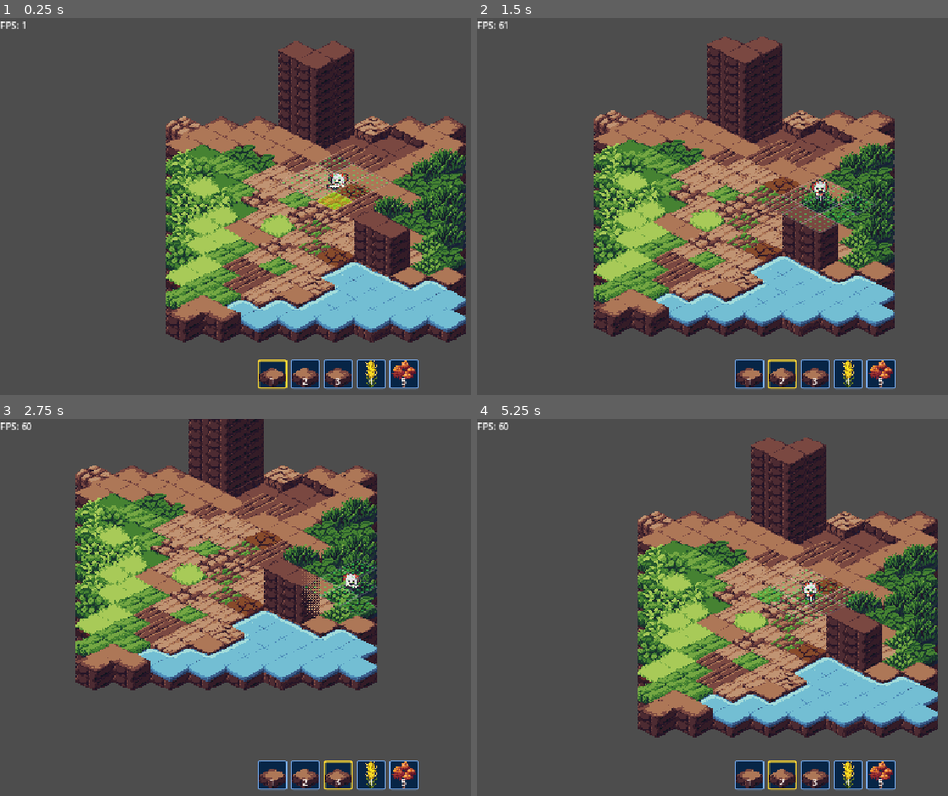
Above: before the commit, frames 1-4 (two rows, left to right).
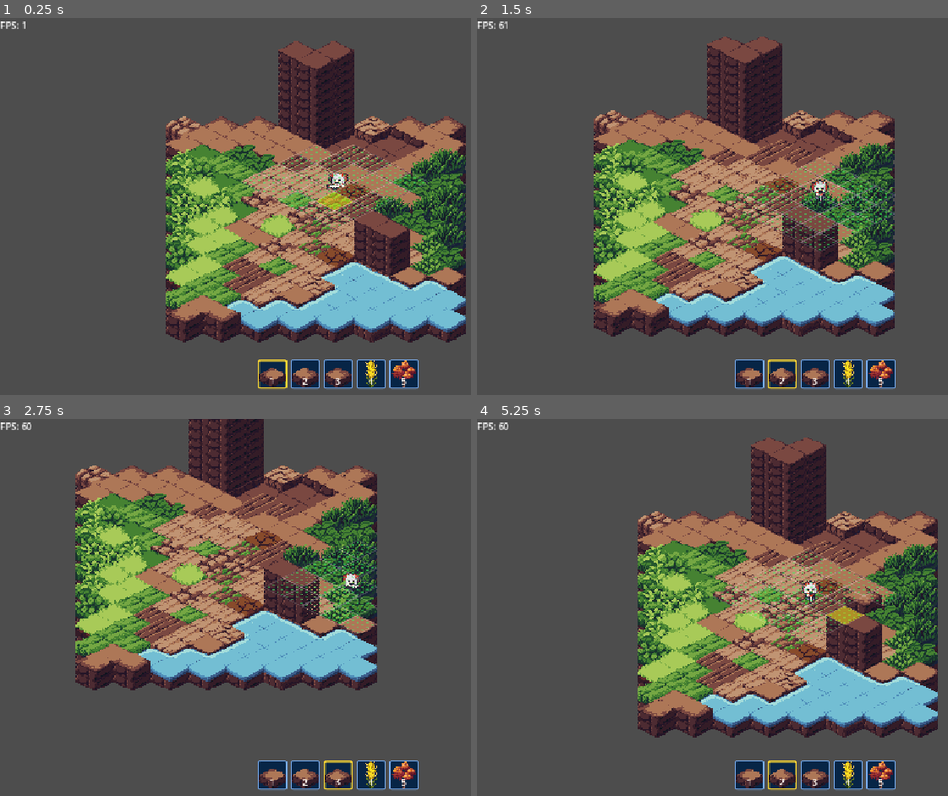
Above: after the commit, the same moments.

Repository: Luo-Mio/ColdWave2047
Game: Godot game, scene res://scene/main_scene.tscn
Same seed, same stepped clock (60 frames per second), same inputs: the game is played once before the commit and once after it.
Inputs (mouse positions are in pixels of both pictures, inside the frame that each line leads up to):
- Up to frame 1 (0.25 s): no input
- Up to frame 2 (1.5 s): tap Enter at 0.5 s; move the mouse to (outside the picture) at 0.52 s; hold D (move_right) 0.53-1.28 s; tap 1 at 0.6 s; click (outside the picture) at 0.67 s; move the mouse to (679, 225) at 1.27 s; hold S (move_down) from 1.28 s (still down); tap 2 at 1.35 s
- Up to frame 3 (2.75 s): move the mouse to (405, 524) at 2.02 s; release S (move_down) at 2.03 s; hold D (move_right) from 2.03 s (still down); tap 3 at 2.1 s
- Up to frame 4 (5.25 s): move the mouse to (783, 686) at 2.77 s; release D (move_right) at 2.78 s; hold W (move_up) 2.78-3.53 s; tap one key every 0.75 s from 2.85 s: 4 5 1 2; click (783, 686) at 2.92 s; move the mouse to (outside the picture) at 3.52 s; hold A (move_left) 3.53-5.03 s; move the mouse to (613, 550) at 4.27 s; move the mouse to (849, 607) at 5.02 s; hold S (move_down) from 5.03 s (still down); click (849, 607) at 5.17 s

The runs differ from the first frame. In frame 1, 0.8% of the frame differs, in the area x 51-91%, y 33-57%; in frame 2, 1.0%; in frame 3, 0.7%; in frame 4, 1.3%, in the area x 50-91%, y 34-60%.

Commit message:
优化瓷砖墙体透明效果

Diff:
--- a/scene/object/tree.tscn
+++ b/scene/object/tree.tscn
@@ -10,12 +10,14 @@
 shader_parameter/rx = 5.0000000475
 shader_parameter/ry = 6.000000095
 shader_parameter/feather = 1.0
+shader_parameter/max_transparency = 0.85
 
 [sub_resource type="ShaderMaterial" id="ShaderMaterial_qvu5t"]
 shader = ExtResource("2_s8eqp")
 shader_parameter/rx = 90.000003895
 shader_parameter/ry = 60.00000247
 shader_parameter/feather = 1.0
+shader_parameter/max_transparency = 1.0
 
 [node name="Node2D" type="Node2D" unique_id=686197970]
 script = ExtResource("1_lutej")
--- a/script/shaders/xray.gdshader
+++ b/script/shaders/xray.gdshader
@@ -5,6 +5,7 @@
 uniform float rx : hint_range(4.0, 400.0) = 85.0;
 uniform float ry : hint_range(4.0, 400.0) = 55.0;
 uniform float feather : hint_range(0.01, 1.0) = 0.8;
+uniform float max_transparency : hint_range(0.0, 1.0) = 0.85; // 0.0=完全实心, 1.0=中心完全镂空透明
 
 // 4x4 经典 Bayer 像素抖动矩阵
 const mat4 bayer = mat4(
@@ -36,8 +37,8 @@
         int y = int(FRAGCOORD.y) % 4;
         float dither_threshold = bayer[x][y];
 
-        // 越靠近中心，被剔除的像素越多；多层树木叠加时镂空点完全重合，绝不叠加变暗！
-        if (mask * 0.85 > dither_threshold) {
+        // 越靠近中心，被剔除的像素越多（受 max_transparency 控制强度）
+        if (mask * max_transparency > dither_threshold) {
             discard;
         }
     }
--- a/script/systems/selector.gd
+++ b/script/systems/selector.gd
@@ -2,7 +2,7 @@
 extends Node2D
 
 @export var player_path: NodePath          # 指向玩家节点
-@export var interaction_range: int = 1     # 几何范围半径 (1 = 对称 3x3 菱形 9格, 2 = 对称 5x5 菱形 25格)
+@export var interaction_range: int = 2     # 几何范围半径 (1 = 对称 3x3 菱形 9格, 2 = 对称 5x5 菱形 25格)
 
 var target_cell: Vector2i = Vector2i(-99999, -99999)      # 当前选中的大格
 var target_sub_cell: Vector2i = Vector2i(0, 0)            # 当前选中的微格 (0~3, 0~3)
--- a/script/systems/wall_xray.gd
+++ b/script/systems/wall_xray.gd
@@ -16,10 +16,14 @@
 	set(v):
 		target_alpha = v
 		if material: material.set_shader_parameter("target_alpha", target_alpha)
-@export var feather: float = 0.8:
+@export var feather: float = 1.0: # 透视边缘羽化 (0.0=硬边, 0.5=柔边, 1.0=极柔)
 	set(v):
 		feather = v
 		if material: material.set_shader_parameter("feather", feather)
+@export var max_transparency: float = 0.2: # 透明透视强度 (0.0=不透, 0.5=半透, 1.0=完全透空)
+	set(v):
+		max_transparency = v
+		if material: material.set_shader_parameter("max_transparency", max_transparency)
 @export var min_height_diff: int = 3   # 最小触发高度差（3层）
 
 var material: ShaderMaterial
@@ -39,8 +43,8 @@
 	material.shader = load("res://script/shaders/xray.gdshader")
 	material.set_shader_parameter("rx", rx)
 	material.set_shader_parameter("ry", ry)
-	material.set_shader_parameter("target_alpha", target_alpha)
 	material.set_shader_parameter("feather", feather)
+	material.set_shader_parameter("max_transparency", max_transparency)
 
 # 动态刷新高墙透视
 func update_wall_xray(player_node: Node2D, sort_world: Node2D) -> void:
